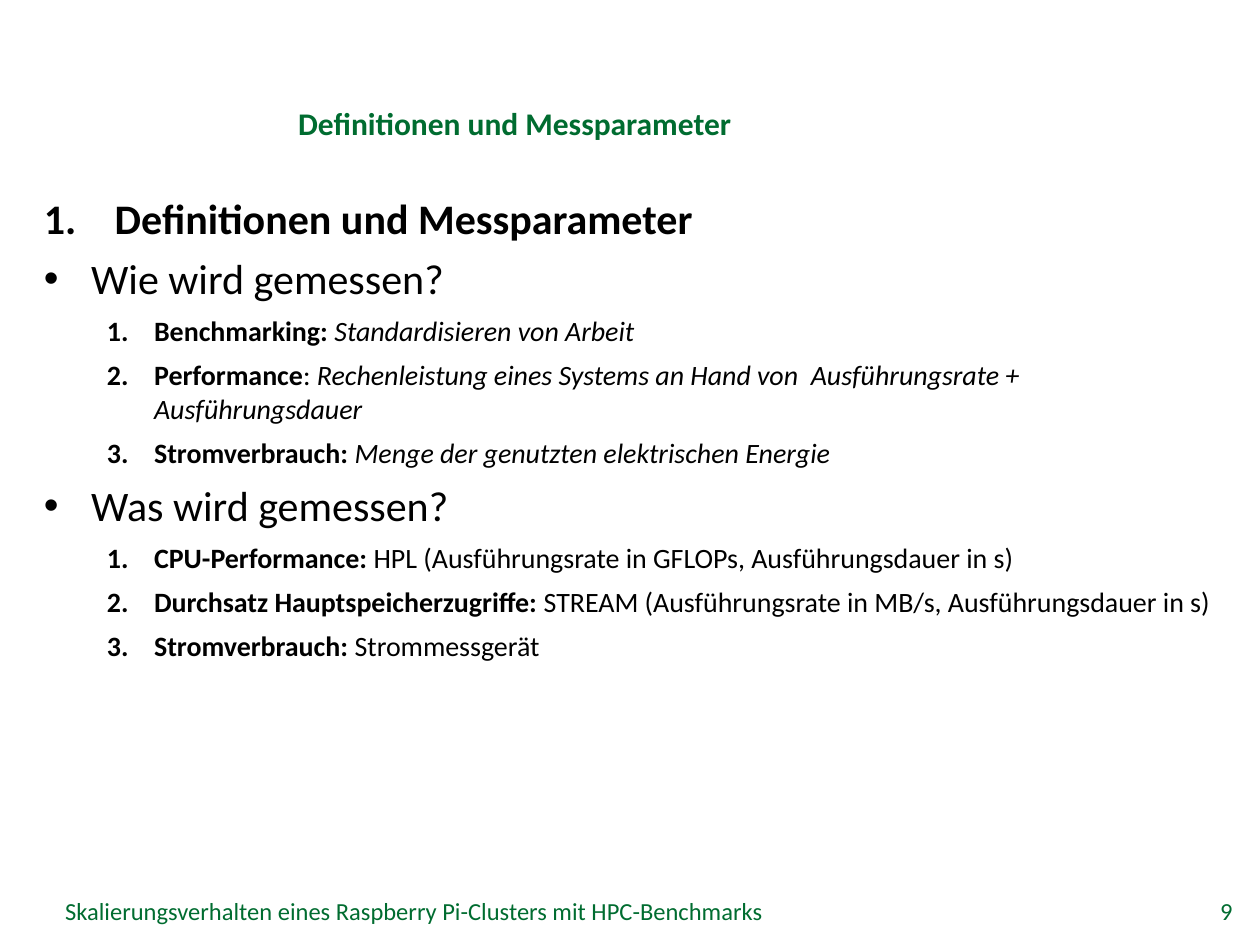
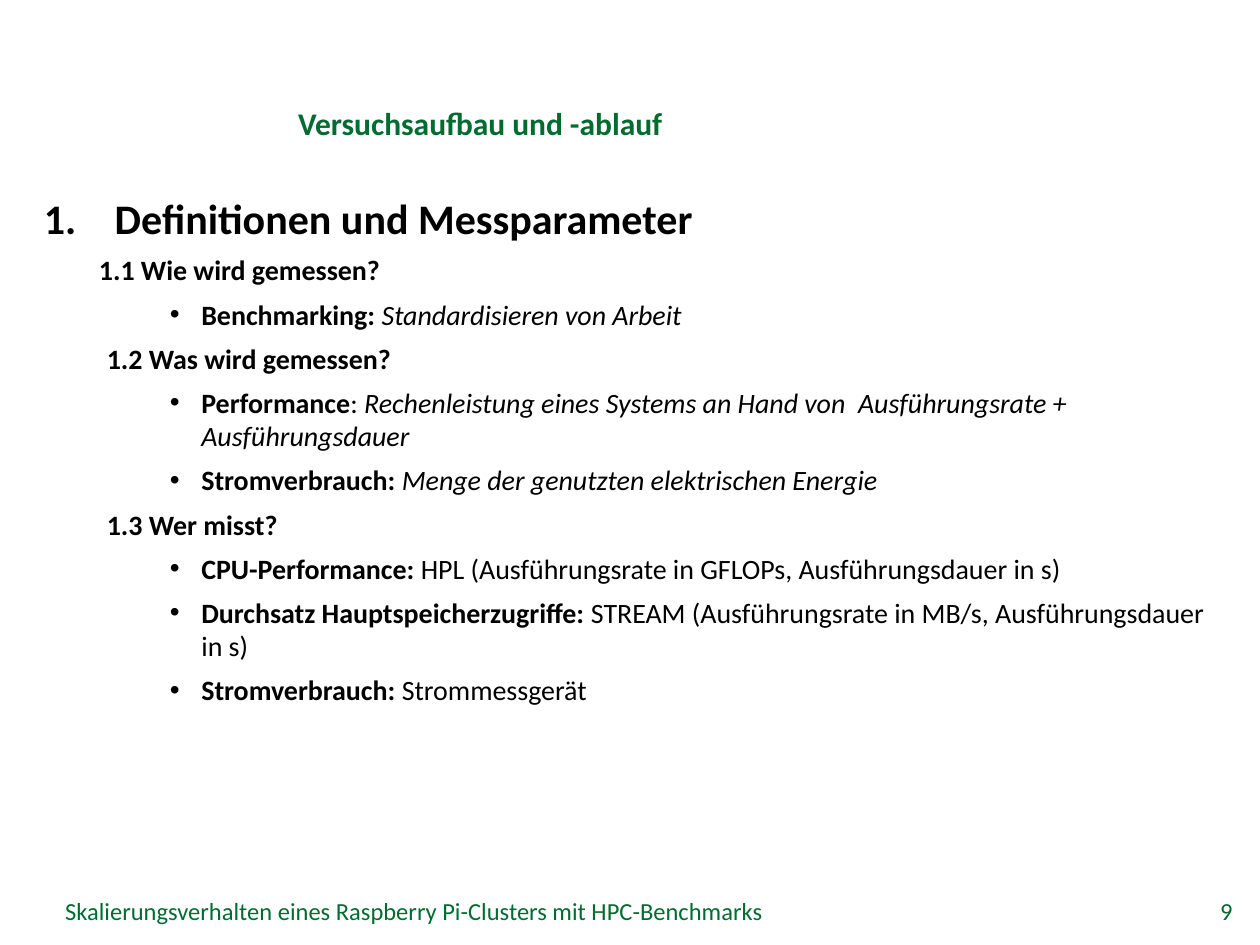
Before and after one commit to missgreenwood/bachelor-arbeit, a slide deck: slide 9 of Disputation/grei14.pptx. Drawn at 1260x945 pixels with LibreOffice and Linux fonts; fonts in the diff are those of the drawing; background and template pictures are left out. Boxes give left, top, right and bottom in pixels: in the first picture for what was removed or moved away, otherwise in the second. Text is boxed around its words. In the diff, an @@ line names an element or a change of style, - is before the commit and + after.

```diff
--- a/Disputation/grei14.pptx
+++ b/Disputation/grei14.pptx
@@ title at (x1=298, y1=112, x2=662, y2=136): text changed @@
-Definitionen und Messparameter
+Versuchsaufbau und -ablauf
@@ text at (x1=99, y1=260, x2=380, y2=285): text changed; size 24 to 16 pt; bold on @@
-• Wie wird gemessen?
+  1.1 Wie wird gemessen?
@@ text at (x1=201, y1=305, x2=1204, y2=705): bullet 1. to •; list level 2 to 3 in "Benchmarking: Standardisieren von Arbeit"; list level 2 to 3 in "Performance: Rechenleistung eines Systems an ..."; list level 2 to 3 in "Stromverbrauch: Menge der genutzten elektrischen ..."; list level 2 to 3 in "CPU-Performance: HPL (Ausführungsrate in GFLOPs, ..."; list level 2 to 3 in "Durchsatz Hauptspeicherzugriffe: STREAM (Ausführungsrate in ..."; list level 2 to 3 in "Stromverbrauch: Strommessgerät" @@
@@ text at (x1=107, y1=349, x2=391, y2=374): paragraph added @@
+  1.2 Was wird gemessen?
@@ text at (x1=107, y1=515, x2=277, y2=536): text changed; size 24 to 16 pt; bold on @@
-• Was wird gemessen?
+  1.3 Wer misst?
```
Also in this commit, not shown: 23 other slides changed, 1 slide added, 1 other file.
